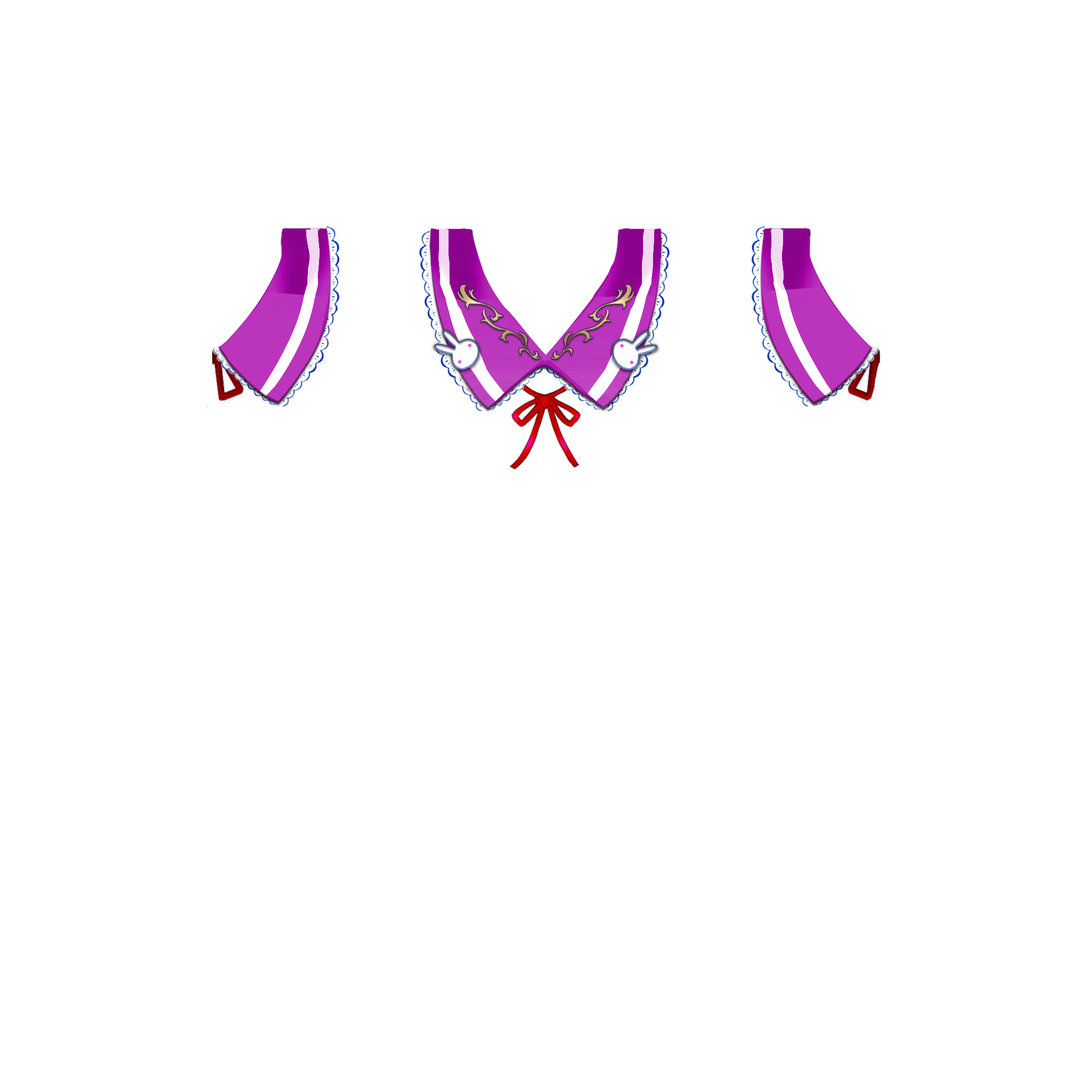
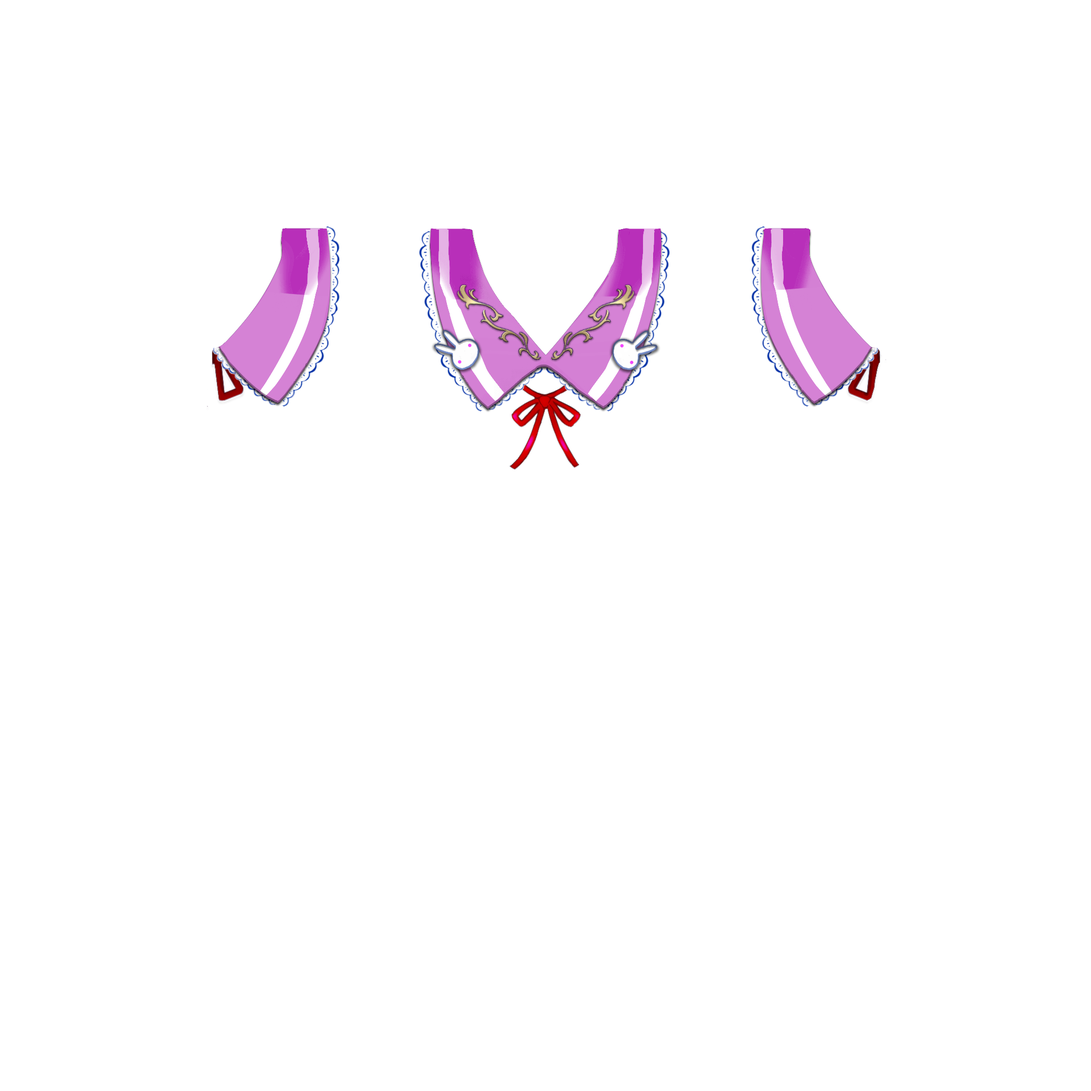
Comparing the layer stacks of the two 1091x1091 images. Changes:
pixels changed over [207, 228, 887, 410] (layer not identified)
